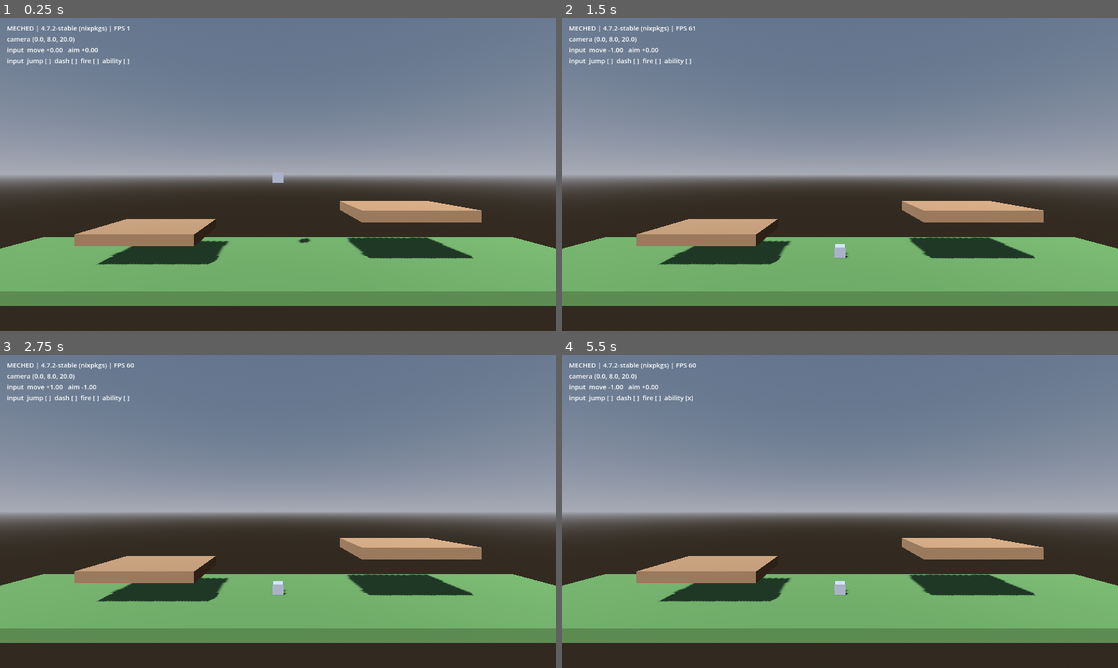
Above: before the commit, frames 1-4 (two rows, left to right).
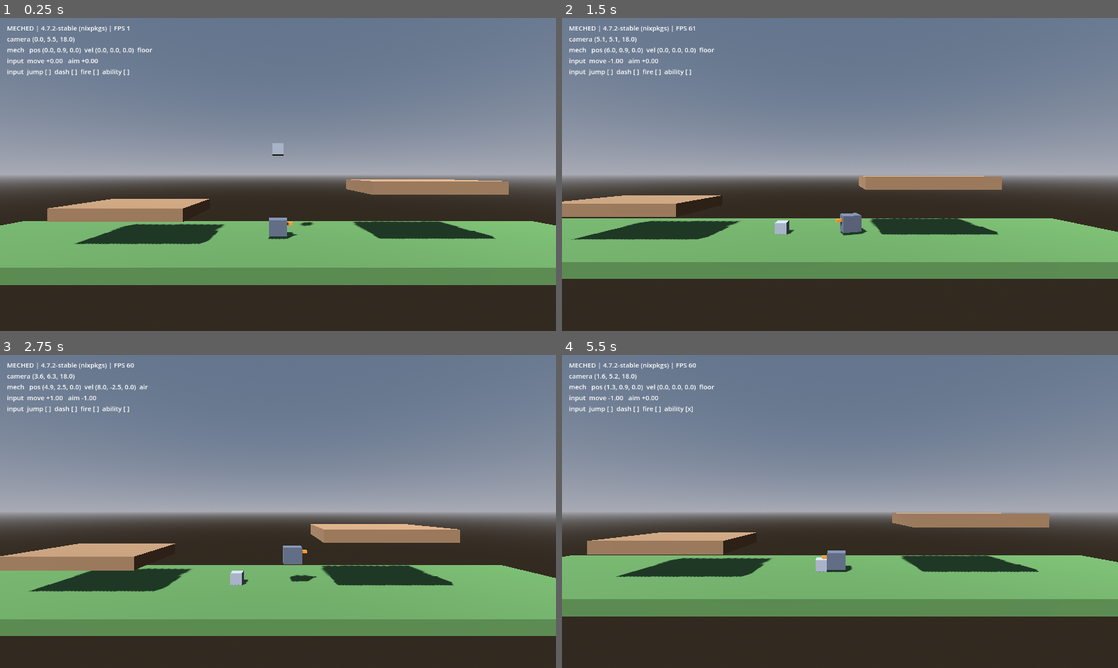
Above: after the commit, the same moments.

Repository: jamesdileva/MECHED
Game: Godot game, scene res://scenes/main/main.tscn
The game is run twice, just before and just after one commit, with the same random seed, the same clock (stepped at 60 frames per second) and the same inputs.
Inputs:
- Up to frame 1 (0.25 s): no input
- Up to frame 2 (1.5 s): tap Enter (fire) at 0.5 s; hold D (move_right) 0.53-1.28 s; hold Space (jump) 0.53-1.28 s; hold A (move_left) from 1.28 s (still down); tap Down (aim_down) at 1.35 s
- Up to frame 3 (2.75 s): tap Space (jump) at 1.52, 1.55, 1.82, 2.3 s; release A (move_left) at 2.03 s; hold D (move_right) from 2.03 s (still down); hold Up (aim_up) from 2.03 s (still down)
- Up to frame 4 (5.5 s): release Up (aim_up) at 2.78 s; tap Tab (cycle_weapon) at 2.85 s; tap Space (jump) at 3.02, 3.05, 3.32, 3.77, 3.8, 4.07, 4.52, 4.55, 4.82, 5.3 s; release D (move_right) at 3.53 s; hold Shift (dash) 3.53-4.28 s; hold A (move_left) from 3.53 s (still down); tap Enter (fire) at 4.35 s; hold E (use_ability) from 5.03 s (still down)

The runs differ from the first frame. In frame 1, 25% of the frame differs, in the area x 0-100%, y 6-92%; in frame 2, 26%; in frame 3, 16%; in frame 4, 27%.

Commit message:
feat: basic mech controller (S02)
- mech.tscn: CharacterBody3D with collision, visual rig with facing barrel,
  and generic MechMovementController child
- Movement rules as pure functions (accel/decel toward axis intent, gravity,
  jump impulse, battlefield X clamps, locked side-plane Z) so kinematics are
  unit-tested headless without stepping physics
- mech.gd: InputLayer -> controller intent (same driver interface a future AI
  uses), move_and_slide, facing yaw lerp, kill-plane respawn, F1 debug reset
- Camera3D follows the mech; debug HUD shows mech pos/vel/floor state
- Test harness: runner calls cleanup() after each test; tests own their Node
  instances (exit leak warnings caught a real one)
- 13/13 tests green; worklog updated

Diff:
--- a/scenes/main/main.tscn
+++ b/scenes/main/main.tscn
@@ -1,9 +1,10 @@
-[gd_scene load_steps=8 format=3]
+[gd_scene load_steps=9 format=3]
 
 [ext_resource type="Script" path="res://scripts/core/main.gd" id="1_main"]
 [ext_resource type="PackedScene" path="res://scenes/battlefield/battlefield.tscn" id="2_bf"]
 [ext_resource type="Script" path="res://scripts/core/game_camera.gd" id="3_cam"]
 [ext_resource type="Script" path="res://scripts/ui/debug_hud.gd" id="4_hud"]
+[ext_resource type="PackedScene" path="res://scenes/mechs/mech.tscn" id="5_mech"]
 
 [sub_resource type="ProceduralSkyMaterial" id="SkyMat1"]
 sky_horizon_color = Color(0.66, 0.67, 0.71, 1)
@@ -28,8 +29,10 @@
 
 [node name="Battlefield" parent="." instance=ExtResource("2_bf")]
 
+[node name="Mech" parent="." instance=ExtResource("5_mech")]
+
 [node name="Camera3D" type="Camera3D" parent="."]
-position = Vector3(0, 8, 20)
+position = Vector3(0, 7, 18)
 script = ExtResource("3_cam")
 
 [node name="DebugHUD" type="CanvasLayer" parent="."]
--- /dev/null
+++ b/scenes/mechs/mech.tscn
@@ -0,0 +1,39 @@
+[gd_scene load_steps=8 format=3]
+
+[ext_resource type="Script" path="res://scripts/mechs/mech.gd" id="1_mech"]
+[ext_resource type="Script" path="res://scripts/movement/mech_movement_controller.gd" id="2_move"]
+
+[sub_resource type="StandardMaterial3D" id="mat_body"]
+albedo_color = Color(0.35, 0.38, 0.44, 1)
+
+[sub_resource type="BoxMesh" id="mesh_body"]
+material = SubResource("mat_body")
+size = Vector3(1.6, 1.4, 1.2)
+
+[sub_resource type="StandardMaterial3D" id="mat_barrel"]
+albedo_color = Color(0.91, 0.52, 0.17, 1)
+
+[sub_resource type="BoxMesh" id="mesh_barrel"]
+material = SubResource("mat_barrel")
+size = Vector3(0.9, 0.25, 0.25)
+
+[sub_resource type="BoxShape3D" id="shape_body"]
+size = Vector3(1.6, 1.8, 1.2)
+
+[node name="Mech" type="CharacterBody3D"]
+script = ExtResource("1_mech")
+
+[node name="Collision" type="CollisionShape3D" parent="."]
+shape = SubResource("shape_body")
+
+[node name="Visual" type="Node3D" parent="."]
+
+[node name="Body" type="MeshInstance3D" parent="Visual"]
+mesh = SubResource("mesh_body")
+
+[node name="Barrel" type="MeshInstance3D" parent="Visual"]
+transform = Transform3D(1, 0, 0, 0, 1, 0, 0, 0, 1, 0.85, 0.25, 0)
+mesh = SubResource("mesh_barrel")
+
+[node name="Movement" type="Node" parent="."]
+script = ExtResource("2_move")
--- a/scripts/core/main.gd
+++ b/scripts/core/main.gd
@@ -1,6 +1,21 @@
 extends Node3D
-## Combat sandbox entry point (S01).
+## Combat sandbox entry point (S01/S02).
 ##
-## Assembles battlefield, side-on camera, and debug HUD. Gameplay systems
-## attach under Main as sprints add them; this node never implements game
-## rules itself.
+## Assembles battlefield, mech, side-on camera, and debug HUD. Gameplay
+## systems attach under Main as sprints add them; this node never implements
+## game rules itself.
+
+@onready var _camera: Camera3D = $Camera3D
+
+
+func _ready() -> void:
+	_camera.follow_target = $Mech
+
+
+func _unhandled_input(event: InputEvent) -> void:
+	# Debug tooling (implementation-guide §17) uses raw keys on purpose —
+	# it is developer-only and outside the device-agnostic action contract.
+	if event is InputEventKey and event.pressed and not event.echo \
+			and event.physical_keycode == KEY_F1:
+		for mech in get_tree().get_nodes_in_group("mech"):
+			mech.respawn()
--- /dev/null
+++ b/scripts/mechs/mech.gd
@@ -0,0 +1,49 @@
+extends CharacterBody3D
+## The player mech (S02): physics body + input wiring.
+##
+## Movement rules live in the Movement child (mech_movement_controller.gd);
+## this script only translates InputLayer state into driver intent, applies
+## the controller's kinematics, handles facing (presentation), and respawn.
+## Mech identity/stats become data-driven MechDefinition resources in S08+.
+
+const RESPAWN_POINT := Vector3(0, 3, 0)
+const KILL_PLANE_Y := -10.0
+const FACING_DEADZONE := 0.1
+
+# Position is battlefield-local: Main is the unmoved match root, so local ==
+# global in-game. Keeping rules in local frame also keeps them testable
+# headless without a tree entry (and matches the MatchState direction: state
+# as data, not scene-graph transforms).
+@onready var _movement: Node = $Movement
+@onready var _visual: Node3D = $Visual
+
+
+func _ready() -> void:
+	add_to_group("mech")
+
+
+func _physics_process(delta: float) -> void:
+	_movement.move_axis = InputLayer.get_move_axis()
+	_movement.want_jump = InputLayer.is_action_just_pressed("jump")
+	velocity = _movement.compute_velocity(velocity, is_on_floor(), delta)
+	move_and_slide()
+	position = _movement.clamp_position(position)
+	_update_facing(_movement.move_axis, delta)
+	if should_respawn():
+		respawn()
+
+
+func _update_facing(axis: float, delta: float) -> void:
+	if absf(axis) < FACING_DEADZONE:
+		return
+	var target_yaw := 0.0 if axis > 0.0 else PI
+	_visual.rotation.y = lerp_angle(_visual.rotation.y, target_yaw, 1.0 - exp(-12.0 * delta))
+
+
+func should_respawn() -> bool:
+	return position.y < KILL_PLANE_Y
+
+
+func respawn() -> void:
+	position = RESPAWN_POINT
+	velocity = Vector3.ZERO
--- /dev/null
+++ b/scripts/movement/mech_movement_controller.gd
@@ -0,0 +1,42 @@
+extends Node
+## Generic movement rules for a mech body (implementation-guide §6: movement
+## rules are separate from mech identity).
+##
+## Knows nothing about input devices or mech identity: a driver (player input
+## via InputLayer today, an AI planner later) sets move_axis / want_jump each
+## tick, then the owning CharacterBody3D calls compute_velocity() followed by
+## move_and_slide(). Stats are exported so future MechDefinition resources can
+## populate them (S08+: data-driven mechs).
+
+@export var max_speed := 8.0
+@export var acceleration := 40.0
+@export var jump_velocity := 10.0
+@export var gravity := 30.0
+
+@export var bounds_min_x := -27.0
+@export var bounds_max_x := 27.0
+@export var plane_z := 0.0
+
+## Driver intent, set every physics tick: -1..1 horizontal.
+var move_axis := 0.0
+## Driver intent, edge-triggered: the driver decides what "pressed" means.
+var want_jump := false
+
+
+## Pure kinematics — no physics-server access — so movement rules are
+## testable headless without stepping the physics simulation.
+func compute_velocity(current: Vector3, on_floor: bool, delta: float) -> Vector3:
+	var v := current
+	if on_floor:
+		v.y = jump_velocity if want_jump else 0.0
+	else:
+		v.y -= gravity * delta
+	v.x = move_toward(v.x, move_axis * max_speed, acceleration * delta)
+	v.z = 0.0
+	return v
+
+
+## Movement limits: keep the mech inside the battlefield and locked to the
+## gameplay plane (side-on with limited depth, architecture.md §3).
+func clamp_position(pos: Vector3) -> Vector3:
+	return Vector3(clampf(pos.x, bounds_min_x, bounds_max_x), pos.y, plane_z)
--- a/scripts/ui/debug_hud.gd
+++ b/scripts/ui/debug_hud.gd
@@ -11,6 +11,7 @@
 	var lines := [
 		"MECHED | %s | FPS %d" % [Engine.get_version_info()["string"], Engine.get_frames_per_second()],
 		"camera %s" % _camera_text(),
+		"mech   %s" % _mech_text(),
 		"input  move %+.2f   aim %+.2f" % [snap["move"], snap["aim"]],
 		"input  jump %s  dash %s  fire %s  ability %s" % [
 			_flag(snap["jump"]), _flag(snap["dash"]), _flag(snap["fire"]), _flag(snap["ability"]),
@@ -27,5 +28,15 @@
 	return str(pos)
 
 
+func _mech_text() -> String:
+	var mech: Node = get_tree().get_first_node_in_group("mech")
+	if mech == null:
+		return "<none>"
+	var pos: Vector3 = mech.global_position.snapped(Vector3(0.1, 0.1, 0.1))
+	var vel: Vector3 = mech.velocity.snapped(Vector3(0.1, 0.1, 0.1))
+	var state := "floor" if mech.is_on_floor() else "air"
+	return "pos %s  vel %s  %s" % [pos, vel, state]
+
+
 func _flag(value: bool) -> String:
 	return "[x]" if value else "[ ]"
--- a/tests/run_tests.gd
+++ b/tests/run_tests.gd
@@ -30,6 +30,8 @@
 		for method in _test_methods(instance):
 			total += 1
 			instance.call(method)
+			if instance.has_method("cleanup"):
+				instance.cleanup()
 			if instance.failures.is_empty():
 				print("  PASS %s.%s" % [path.get_file(), method])
 			else:
--- a/tests/test_base.gd
+++ b/tests/test_base.gd
@@ -4,10 +4,25 @@
 
 var failures: PackedStringArray = []
 var _context := ""
+var _owned_nodes: Array[Node] = []
 
 
 func _init() -> void:
 	_context = get_script().resource_path.get_file()
+
+
+## Tests register every manually created Node here — Nodes are not
+## reference-counted, and the runner calls cleanup() after each test method.
+func _add_cleanup(node: Node) -> void:
+	_owned_nodes.append(node)
+
+
+## Called by the runner after every test method.
+func cleanup() -> void:
+	for node in _owned_nodes:
+		if is_instance_valid(node):
+			node.free()
+	_owned_nodes.clear()
 
 
 func assert_true(condition: bool, what: String) -> void:
--- /dev/null
+++ b/tests/test_mech.gd
@@ -0,0 +1,82 @@
+extends "res://tests/test_base.gd"
+## S02 movement rules: controller kinematics are pure functions, so velocity
+## integration, jumping, gravity, deceleration, clamps, and respawn are all
+## verified headless without stepping the physics simulation.
+
+const CONTROLLER_SCRIPT := "res://scripts/movement/mech_movement_controller.gd"
+const MECH_SCENE := "res://scenes/mechs/mech.tscn"
+
+
+func test_mech_scene_structure() -> void:
+	var scene: PackedScene = load(MECH_SCENE)
+	assert_true(scene != null, "mech.tscn loads")
+	if scene == null:
+		return
+	var mech: Node = scene.instantiate()
+	assert_true(mech is CharacterBody3D, "mech root is a CharacterBody3D")
+	assert_true(mech.get_node_or_null("Movement") != null, "mech has a Movement controller")
+	assert_true(mech.get_node_or_null("Collision") is CollisionShape3D, "mech has a collision shape")
+	assert_true(mech.get_node_or_null("Visual") is Node3D, "mech has a Visual rig for facing")
+	mech.free()
+
+
+func test_accelerates_toward_axis_on_floor() -> void:
+	var ctrl: Node = load(CONTROLLER_SCRIPT).new()
+	_add_cleanup(ctrl)
+	ctrl.move_axis = 1.0
+	ctrl.want_jump = false
+	var v: Vector3 = ctrl.compute_velocity(Vector3.ZERO, true, 1.0 / 60.0)
+	assert_true(v.x > 0.0 and v.x <= ctrl.max_speed, "accelerates toward max speed, got %s" % v.x)
+	assert_equal(v.y, 0.0, "no vertical velocity when resting on floor")
+
+
+func test_jump_sets_upward_velocity() -> void:
+	var ctrl: Node = load(CONTROLLER_SCRIPT).new()
+	_add_cleanup(ctrl)
+	ctrl.move_axis = 0.0
+	ctrl.want_jump = true
+	var v: Vector3 = ctrl.compute_velocity(Vector3.ZERO, true, 1.0 / 60.0)
+	assert_equal(v.y, ctrl.jump_velocity, "jump impulse applied")
+
+
+func test_gravity_applies_when_airborne() -> void:
+	var ctrl: Node = load(CONTROLLER_SCRIPT).new()
+	_add_cleanup(ctrl)
+	ctrl.move_axis = 0.0
+	ctrl.want_jump = false
+	var v: Vector3 = ctrl.compute_velocity(Vector3(0, 5, 0), false, 1.0 / 60.0)
+	assert_equal(v.y, 5.0 - ctrl.gravity * (1.0 / 60.0), "gravity reduces upward velocity")
+
+
+func test_decelerates_to_stop() -> void:
+	var ctrl: Node = load(CONTROLLER_SCRIPT).new()
+	_add_cleanup(ctrl)
+	ctrl.move_axis = 0.0
+	ctrl.want_jump = false
+	var v: Vector3 = ctrl.compute_velocity(Vector3(5, 0, 0), true, 1.0 / 60.0)
+	assert_true(v.x < 5.0, "decelerates toward zero, got %s" % v.x)
+	assert_equal(v.z, 0.0, "side-plane depth stays locked")
+
+
+func test_position_clamped_to_battlefield() -> void:
+	var ctrl: Node = load(CONTROLLER_SCRIPT).new()
+	_add_cleanup(ctrl)
+	var clamped: Vector3 = ctrl.clamp_position(Vector3(100, 5, 3))
+	assert_true(clamped.x <= ctrl.bounds_max_x, "x clamped to max bound")
+	assert_equal(clamped.z, 0.0, "z clamped to gameplay plane")
+
+
+func test_mech_respawns_below_kill_plane() -> void:
+	var scene: PackedScene = load(MECH_SCENE)
+	assert_true(scene != null, "mech.tscn loads")
+	if scene == null:
+		return
+	# Respawn rules are battlefield-local (mech.gd), so a detached instance
+	# exercises them without a tree entry.
+	var mech: Node = scene.instantiate()
+	mech.position = Vector3(0, -11, 0)
+	assert_true(mech.should_respawn(), "below kill plane triggers respawn")
+	mech.respawn()
+	assert_equal(mech.position, mech.RESPAWN_POINT, "respawn restores spawn point")
+	assert_equal(mech.velocity, Vector3.ZERO, "respawn clears velocity")
+	mech.free()
Not shown, added: scripts/mechs/mech.gd.uid
Not shown, added: scripts/movement/mech_movement_controller.gd.uid
Not shown, added: tests/test_mech.gd.uid
Not shown, changed: worklog.md
